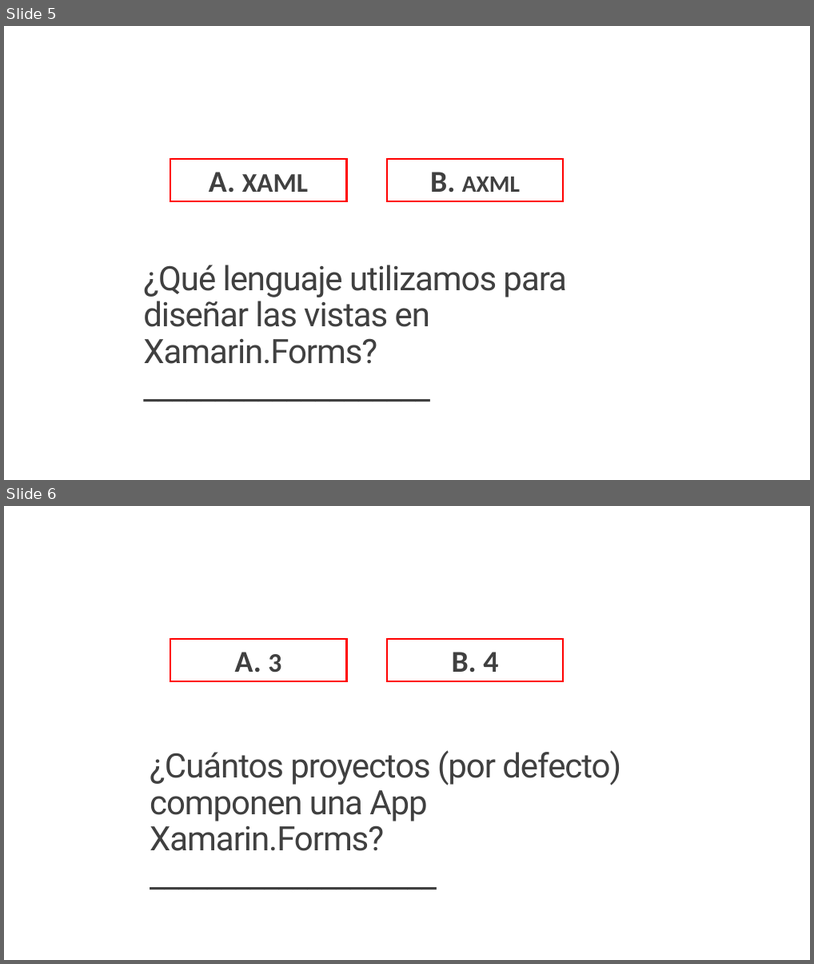
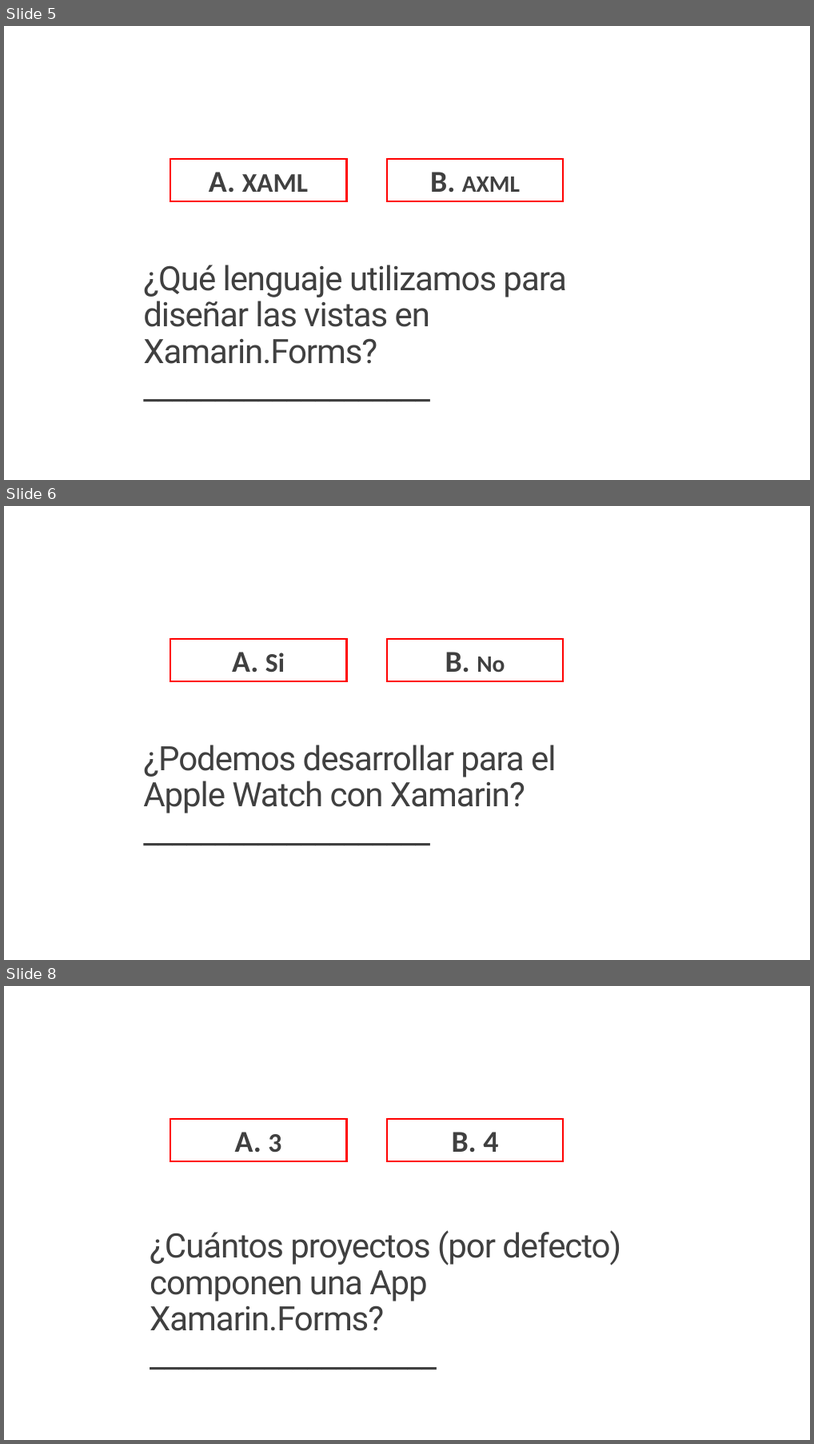
Before and after one commit to jsuarezruiz/Events, a slide deck: Xamarin 4 Party/03. Xamarin 4 Contest.pptx. Shown one above the other, each under a label of ours: slides 5 and 6 before the commit, slides 5, 6 and 8 after it; the slides between them are not shown. The pictures are 814x964 and 814x1444 pixels, drawn with LibreOffice and Linux fonts; fonts in the diff are those of the drawing. Boxes give left, top, right and bottom in pixels: in the first picture for what was removed or moved away, otherwise in the second. Text is boxed around its words. In the diff, an @@ line names an element or a change of style, - is before the commit and + after.

```diff
--- a/Xamarin 4 Party/03. Xamarin 4 Contest.pptx
+++ b/Xamarin 4 Party/03. Xamarin 4 Contest.pptx
@@ slide 6 added at (x1=4, y1=506, x2=810, y2=960), background #FFFFFF @@
@@ rectangle added at (x1=170, y1=639, x2=347, y2=681), outline #FF0000 2.25 pt, 36 pt, text #404040, bold @@
+A. Si
@@ rectangle added at (x1=387, y1=639, x2=563, y2=681), outline #FF0000 2.25 pt, 36 pt, text #404040, bold @@
+B. No
@@ title added at (x1=143, y1=744, x2=556, y2=813), 40 pt, text #404040 @@
+¿Podemos desarrollar para el Apple Watch con Xamarin?
+____________________
@@ what was slide 6 is now slide 8 @@
```
Also in this commit, not shown: 7 other slides added, 1 other file.
